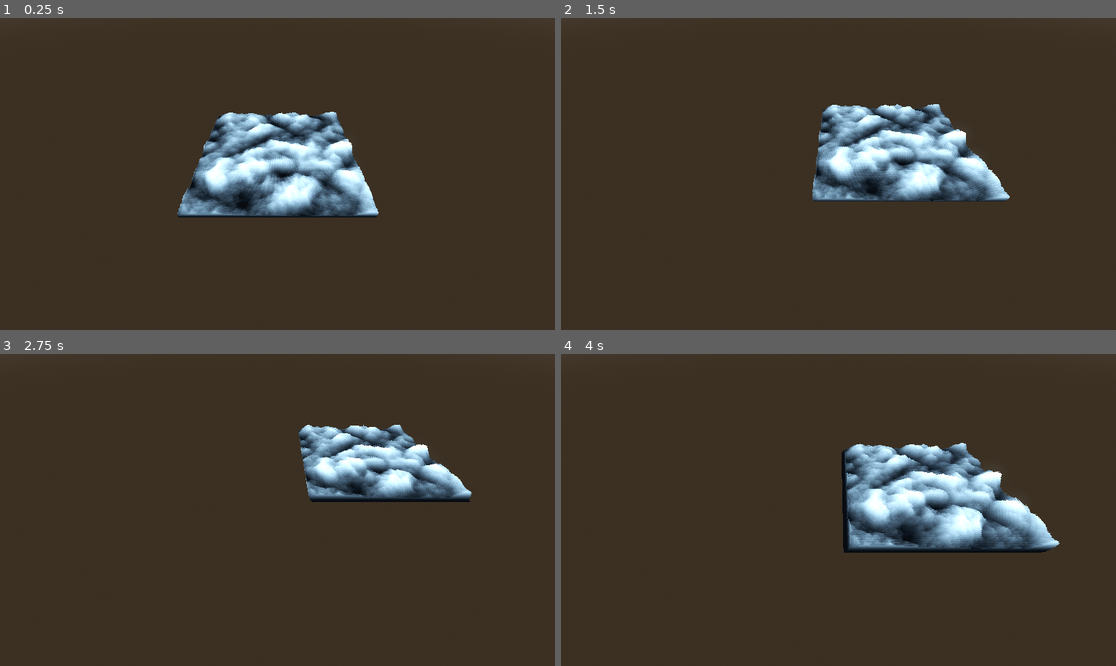
Above: before the commit, frames 1-4 (two rows, left to right).
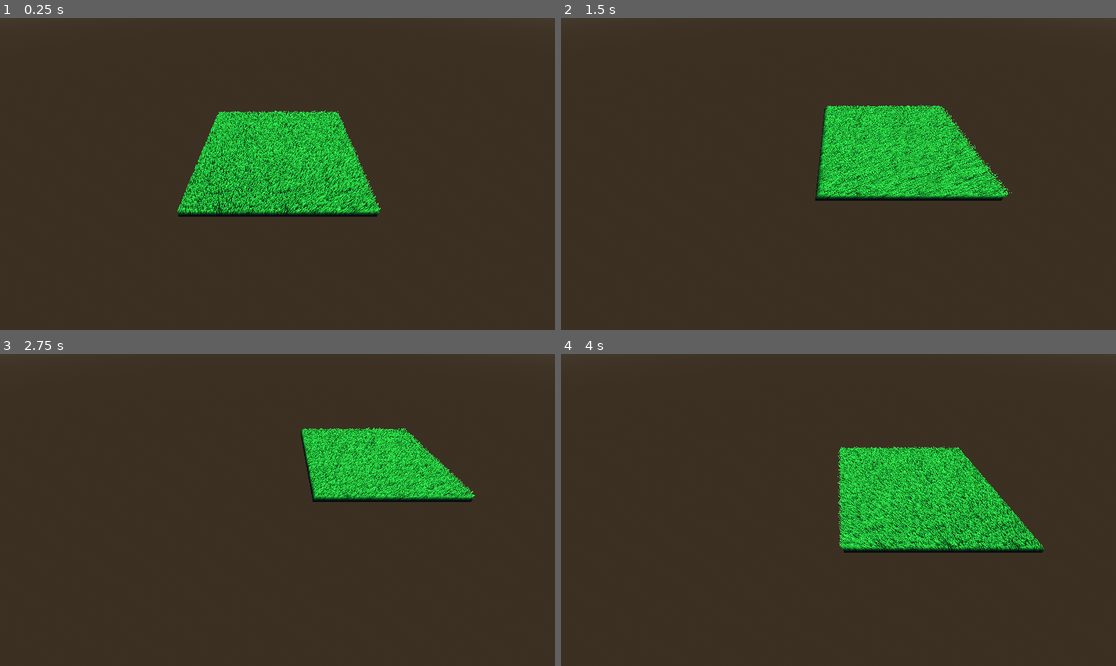
Above: after the commit, the same moments.

Repository: rdgh0st/ShellShadingChallenge
Game: Godot game, scene res://Scenes/outer_scene.tscn
The game is run twice, just before and just after one commit, with the same random seed, the same clock (stepped at 60 frames per second) and the same inputs. The project has no main scene, so this scene is started directly.
Inputs:
- Up to frame 1 (0.25 s): no input
- Up to frame 2 (1.5 s): hold D (Right) 0.53-1.28 s; hold E (Backward) from 1.28 s (still down)
- Up to frame 3 (2.75 s): release E (Backward) at 2.03 s; hold D (Right) from 2.03 s (still down)
- Up to frame 4 (4 s): release D (Right) at 2.78 s; hold Q (Forward) 2.78-3.53 s; hold A (Left) from 3.53 s (still down)

The runs differ from the first frame. In frame 1, 9.8% of the frame differs, in the area x 31-69%, y 29-64%; in frame 2, 8.8%; in frame 3, 5.7%; in frame 4, 11%, in the area x 49-90%, y 28-64%.

Commit message:
Grass Movement with wind

Diff:
--- a/Scenes/outer_scene.tscn
+++ b/Scenes/outer_scene.tscn
@@ -15,19 +15,6 @@
 tonemap_mode = 2
 glow_enabled = true
 
-[sub_resource type="FastNoiseLite" id="FastNoiseLite_gsihb"]
-noise_type = 3
-seed = 2134
-frequency = 0.005
-offset = Vector3(2.08167e-08, 2.08167e-08, 2.08167e-08)
-fractal_type = 3
-fractal_octaves = 8
-fractal_lacunarity = 1.5
-fractal_gain = 0.6
-
-[sub_resource type="NoiseTexture2D" id="NoiseTexture2D_45i1m"]
-noise = SubResource("FastNoiseLite_gsihb")
-
 [node name="Node3D" type="Node3D"]
 
 [node name="WorldEnvironment" type="WorldEnvironment" parent="."]
@@ -40,12 +27,10 @@
 [node name="ShellParent" parent="." instance=ExtResource("1_63sap")]
 transform = Transform3D(1, 0, 0, 0, 1, 0, 0, 0, 1, 0, -1.05833, -1.80801)
 ShellCount = 30
-ShellLength = 0.25
+ShellLength = 0.005
 Density = 300.0
-Thickness = 20.0
-Curvature = 0.5
-ShellColor = Color(0.666667, 0.866667, 1, 1)
-NoiseTexture = SubResource("NoiseTexture2D_45i1m")
+WindIntensity = 0.5
+WindDirection = Vector3(2.08165e-12, 2.08165e-12, 2.08165e-12)
 
 [node name="Camera3D" type="Camera3D" parent="."]
 transform = Transform3D(1, -5.95416e-16, 2.4663e-16, 2.4663e-16, 0.707107, 0.707107, -5.95416e-16, -0.707107, 0.707107, 0, 0.694777, 0.335566)
--- a/Scenes/shell_child.tscn
+++ b/Scenes/shell_child.tscn
@@ -2,7 +2,7 @@
 
 [ext_resource type="Shader" path="res://Shaders/Shell.gdshader" id="1_ojnno"]
 
-[sub_resource type="ShaderMaterial" id="ShaderMaterial_oha40"]
+[sub_resource type="ShaderMaterial" id="ShaderMaterial_yffm3"]
 render_priority = 0
 shader = ExtResource("1_ojnno")
 shader_parameter/ShellIndex = null
@@ -18,9 +18,11 @@
 shader_parameter/ShellColor = null
 shader_parameter/Attenuation = null
 shader_parameter/OcclusionBias = null
+shader_parameter/NormalMovement = null
+shader_parameter/WindMovement = null
 
-[sub_resource type="PlaneMesh" id="PlaneMesh_3ealj"]
-material = SubResource("ShaderMaterial_oha40")
+[sub_resource type="PlaneMesh" id="PlaneMesh_gexd0"]
+material = SubResource("ShaderMaterial_yffm3")
 
 [node name="ShellChild" type="MeshInstance3D"]
-mesh = SubResource("PlaneMesh_3ealj")
+mesh = SubResource("PlaneMesh_gexd0")
--- a/Scripts/Shell.gd
+++ b/Scripts/Shell.gd
@@ -14,18 +14,29 @@
 @export var Attenuation: float;
 @export var OcclusionBias: float;
 @export var ShellColor: Color;
-@export var NoiseTexture: Texture2D;
+@export var WindIntensity: float;
+@export var WindDirection: Vector3;
 
 var shells: Array;
 var displacementDirection: Vector3;
+var totalTime: float;
 
 # Called when the node enters the scene tree for the first time.
 func _ready():
+
+	# IDEA: add/subract from Texture itself before sending it to shader
 
 	for i in ShellCount:
 		#set_instance_shader_parameter("ShellIndex", 100);
 		#print(get_instance_shader_parameter("ShellIndex"));
 		#self.get_active_material(0)
+		var normalMovement = 0;
+		var windMovement = 0;
+		for j in i:
+			var theta = (float(i) / float(ShellCount)) * (PI / 2) * WindIntensity;
+			normalMovement += ShellLength * cos(theta);
+			windMovement += ShellLength * sin(theta);
+
 		shells.append(ShellChild.instantiate());
 		var shaderMat = shells[i].get_active_material(0).duplicate();
 		shaderMat.set_shader_parameter("ShellCount", float(ShellCount));
@@ -41,7 +52,8 @@
 		shaderMat.set_shader_parameter("ShellColor", ShellColor);
 		shaderMat.set_shader_parameter("Attenuation", Attenuation);
 		shaderMat.set_shader_parameter("OcclusionBias", OcclusionBias);
-		shaderMat.set_shader_parameter("PerlinNoise", NoiseTexture);
+		shaderMat.set_shader_parameter("NormalMovement", normalMovement);
+		shaderMat.set_shader_parameter("WindMovement", windMovement);
 		shells[i].set_surface_override_material(0, shaderMat);
 		add_child(shells[i]);
 		shells[i].set_owner(self);
@@ -49,6 +61,7 @@
 
 # Called every frame. 'delta' is the elapsed time since the previous frame.
 func _process(delta):
+	totalTime += delta;
 	var velocity = 1.0;
 	var direction = Vector3(0, 0, 0);
 	var opposite = Vector3(0, 0, 0);
@@ -69,6 +82,7 @@
 		displacementDirection = displacementDirection.normalized();
 
 	RenderingServer.global_shader_parameter_set("ShellDirection", displacementDirection);
+	RenderingServer.global_shader_parameter_set("WindDirection", Vector3(sin(totalTime), 0, 0));
 	for i in ShellCount:
 		#set_instance_shader_parameter("ShellIndex", 100);
 		#print(get_instance_shader_parameter("ShellIndex"));
--- a/Shaders/Shell.gdshader
+++ b/Shaders/Shell.gdshader
@@ -14,8 +14,10 @@
 uniform vec3 ShellColor: source_color;
 uniform float Attenuation;
 uniform float OcclusionBias;
+uniform float NormalMovement;
+uniform float WindMovement;
 global uniform vec3 ShellDirection;
-uniform sampler2D PerlinNoise;
+global uniform vec3 WindDirection;
 
 //test
 
@@ -39,11 +41,19 @@
 
 
 void vertex() {
-	float height = ShellIndex / ShellCount;
-	height = pow(height, ShellDistanceAttenuation);
-	VERTEX += NORMAL * ShellLength * height;
-	float k = pow(height, Curvature);
-	VERTEX += ShellDirection * k * DisplacementStrength;
+	if (WindDirection == vec3(0, 0, 0)) {
+		float height = ShellIndex / ShellCount;
+		height = pow(height, ShellDistanceAttenuation);
+		VERTEX += NORMAL * ShellLength * height;
+		float k = pow(height, Curvature);
+		VERTEX += ShellDirection * k * DisplacementStrength;
+	} else {
+		vec3 localWindDirection = WindDirection - dot(WindDirection, NORMAL) * NORMAL;
+		VERTEX += NORMAL * NormalMovement;
+		VERTEX += localWindDirection * WindMovement;
+	}
+
+
 }
 
 void fragment() {
@@ -56,7 +66,7 @@
 
 	float rand = mix(NoiseMin, NoiseMax, hash(seed));
 	//rand = mix(NoiseMin, NoiseMax, texture(PerlinNoise, localUV).r);
-	rand = texture(PerlinNoise, UV).r;
+	//rand = texture(PerlinNoise, UV).r;
 	float height = ShellIndex / ShellCount;
 	bool outsideThickness = (localDistFromCenter) > (Thickness * (rand - height));
 	if (outsideThickness && ShellIndex > 0.0) {
--- a/project.godot
+++ b/project.godot
@@ -67,3 +67,7 @@
 "type": "vec3",
 "value": Vector3(0, 0, 0)
 }
+WindDirection={
+"type": "vec3",
+"value": Vector3(0, 0, 0)
+}
Not shown: 1 places in Scenes/outer_scene.tscn that only renumber resources
